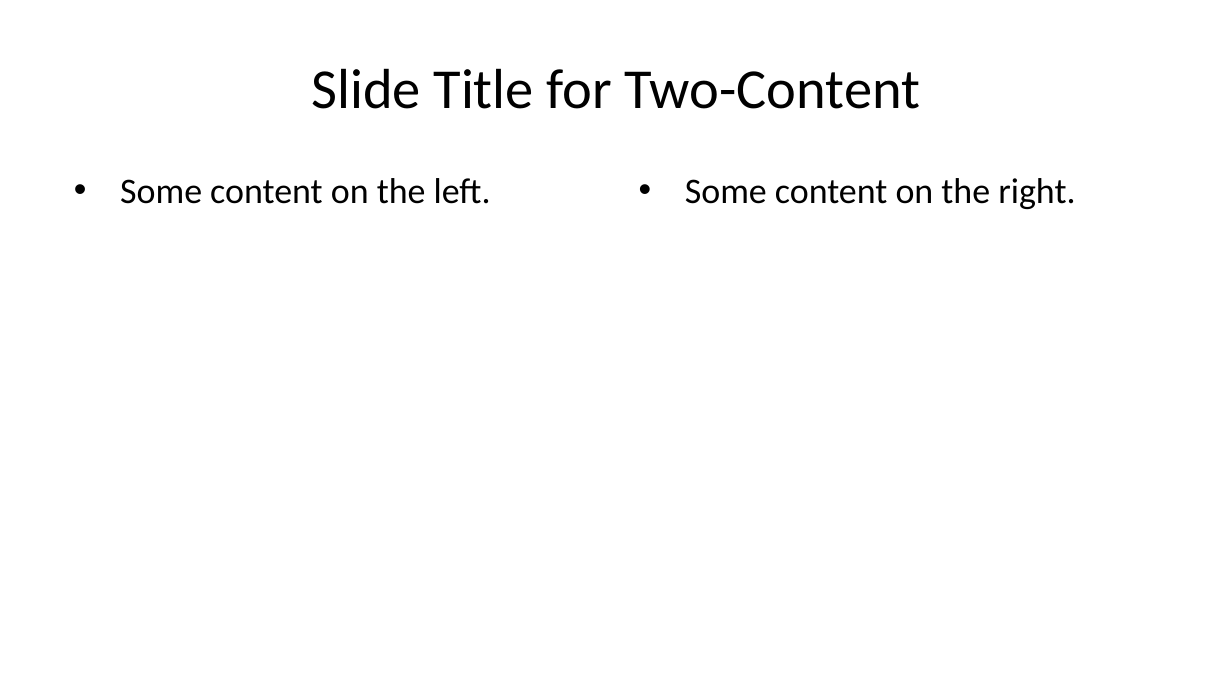
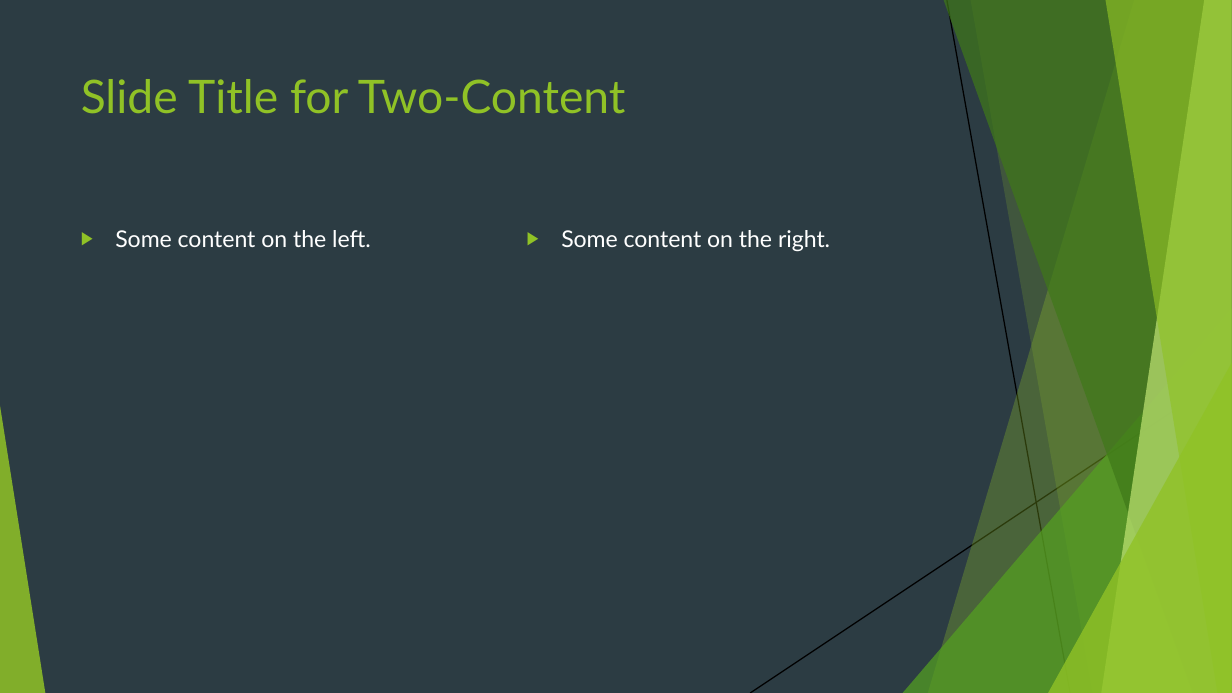
Before and after one commit to sun123zxy/sunquartex, a slide deck: slide 4 of _assets/suntemp-pre.pptx. Drawn at 1232x693 pixels with LibreOffice and Linux fonts; fonts in the diff are those of the drawing. Boxes give left, top, right and bottom in pixels: in the first picture for what was removed or moved away, otherwise in the second. Text is boxed around its words. In the diff, an @@ line names an element or a change of style, - is before the commit and + after.

```diff
--- a/_assets/suntemp-pre.pptx
+++ b/_assets/suntemp-pre.pptx
@@ background #FFFFFF to #2C3C43 @@
@@ title "Slide Title for Two-Content" moved from (x1=311, y1=68, x2=920, y2=109) to (x1=81, y1=79, x2=626, y2=114) @@
@@ title "Slide Title for Two-Content" at (x1=81, y1=79, x2=626, y2=114): size 33 to 27 pt, font Calibri to Lato, text colour #000000 to #90C226; alignment centre to left; vertical alignment middle to top @@
@@ text "Some content on the left." moved from (x1=120, y1=178, x2=491, y2=204) to (x1=115, y1=230, x2=371, y2=247) @@
@@ text "Some content on the left." at (x1=115, y1=230, x2=371, y2=247): size 21 to 13.5 pt, font Calibri to Lato, text colour #000000 to #FFFFFF; bullet • to ▶; more space between paragraphs @@
@@ text "Some content on the right." at (x1=561, y1=230, x2=830, y2=252): size 21 to 13.5 pt, font Calibri to Lato, text colour #000000 to #FFFFFF; bullet • to ▶; more space between paragraphs @@
@@ text "Some content on the right." moved from (x1=685, y1=178, x2=1075, y2=209) to (x1=561, y1=230, x2=830, y2=252) @@
@@ group added at (x1=0, y1=0, x2=1232, y2=693): 5 freeform shapes, 3 triangles, 2 lines @@
```
Also in this commit, not shown: 3 other slides changed, 4 other files.
